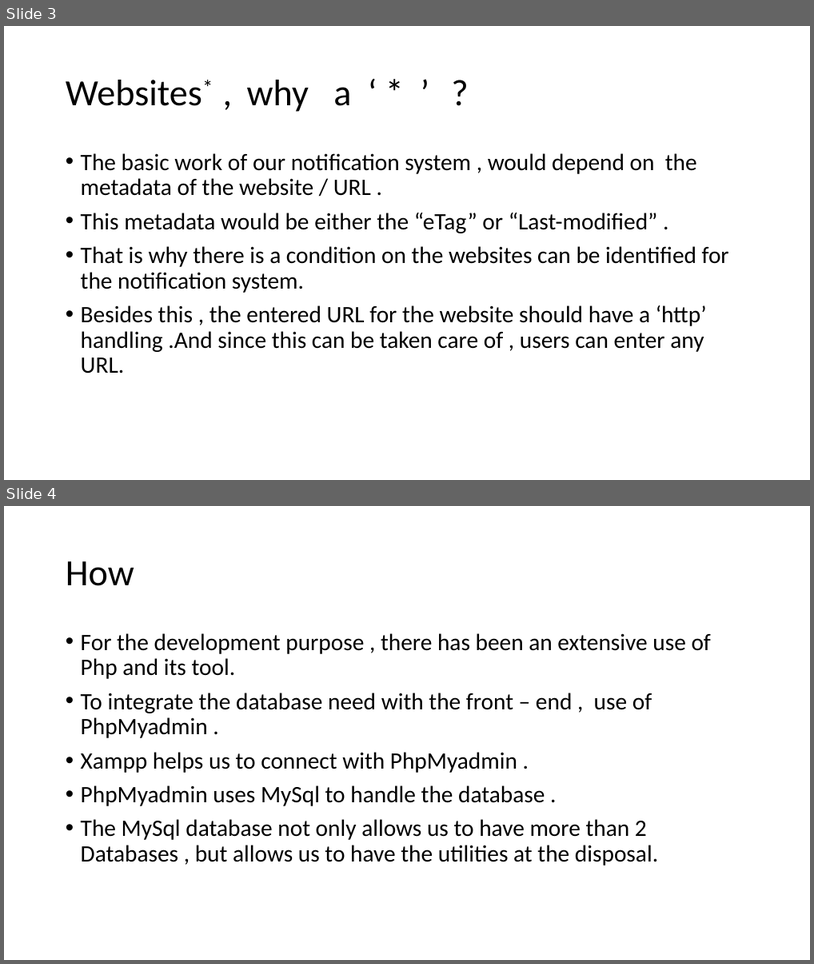
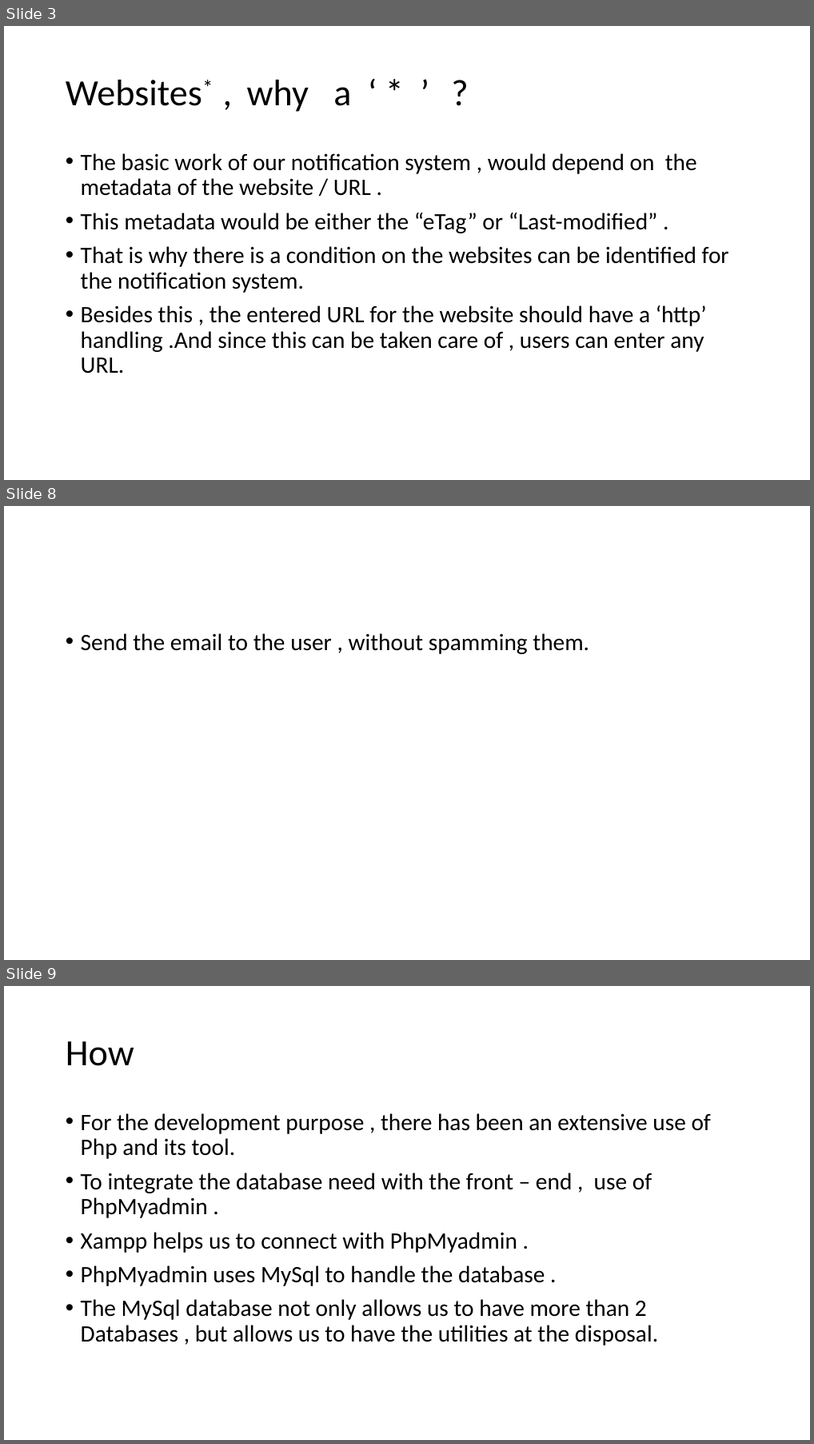
Before and after one commit to Su-Tangnu/NotifyMe, a slide deck: NotifyMe.pptx. Shown one above the other, each under a label of ours: slides 3 and 4 before the commit, slides 3, 8 and 9 after it; the slides between them are not shown. The pictures are 814x964 and 814x1444 pixels, drawn with LibreOffice and Linux fonts; fonts in the diff are those of the drawing. Boxes give left, top, right and bottom in pixels: in the first picture for what was removed or moved away, otherwise in the second. Text is boxed around its words. In the diff, an @@ line names an element or a change of style, - is before the commit and + after.

```diff
--- a/NotifyMe.pptx
+++ b/NotifyMe.pptx
@@ slide 8 added at (x1=4, y1=506, x2=810, y2=960), background #FFFFFF @@
@@ text added at (x1=81, y1=633, x2=590, y2=654), 28 pt, text #000000 @@
+• Send the email to the user , without spamming them.
@@ what was slide 4 is now slide 9 @@
```
Also in this commit, not shown: 5 other slides added.
